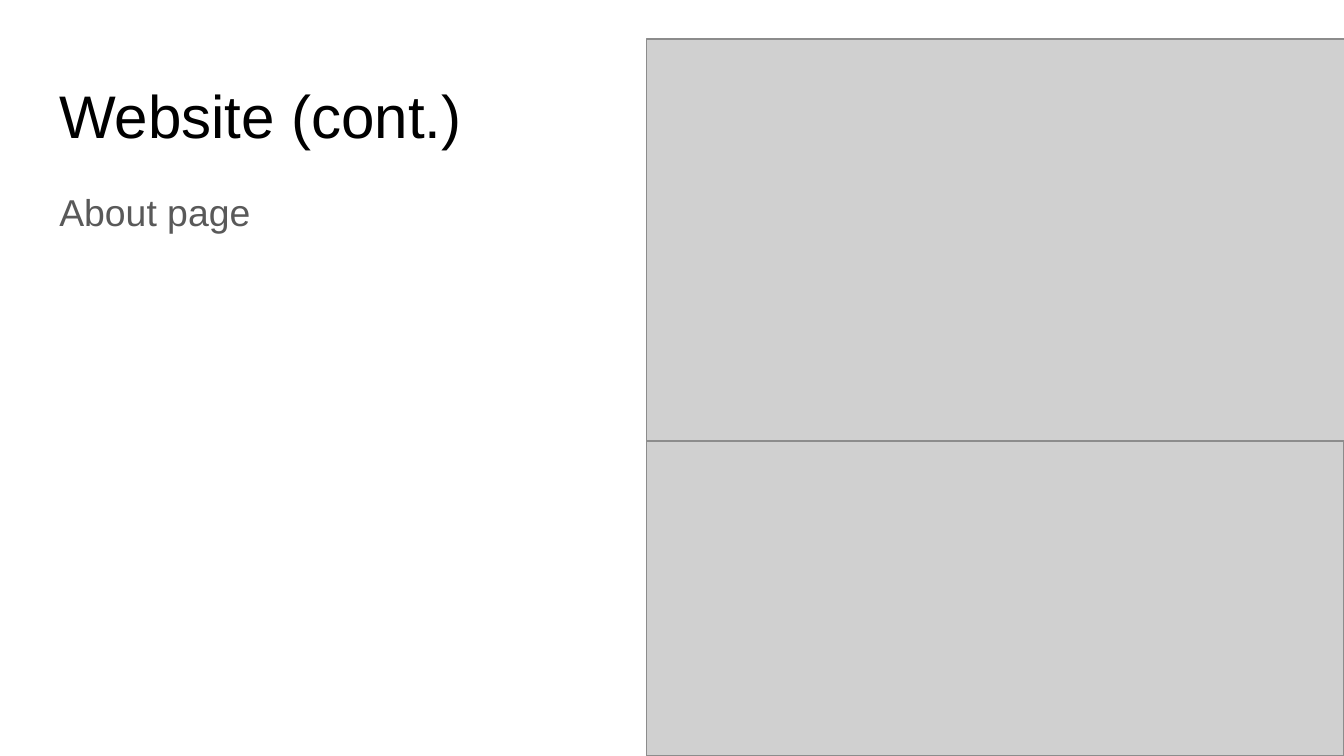
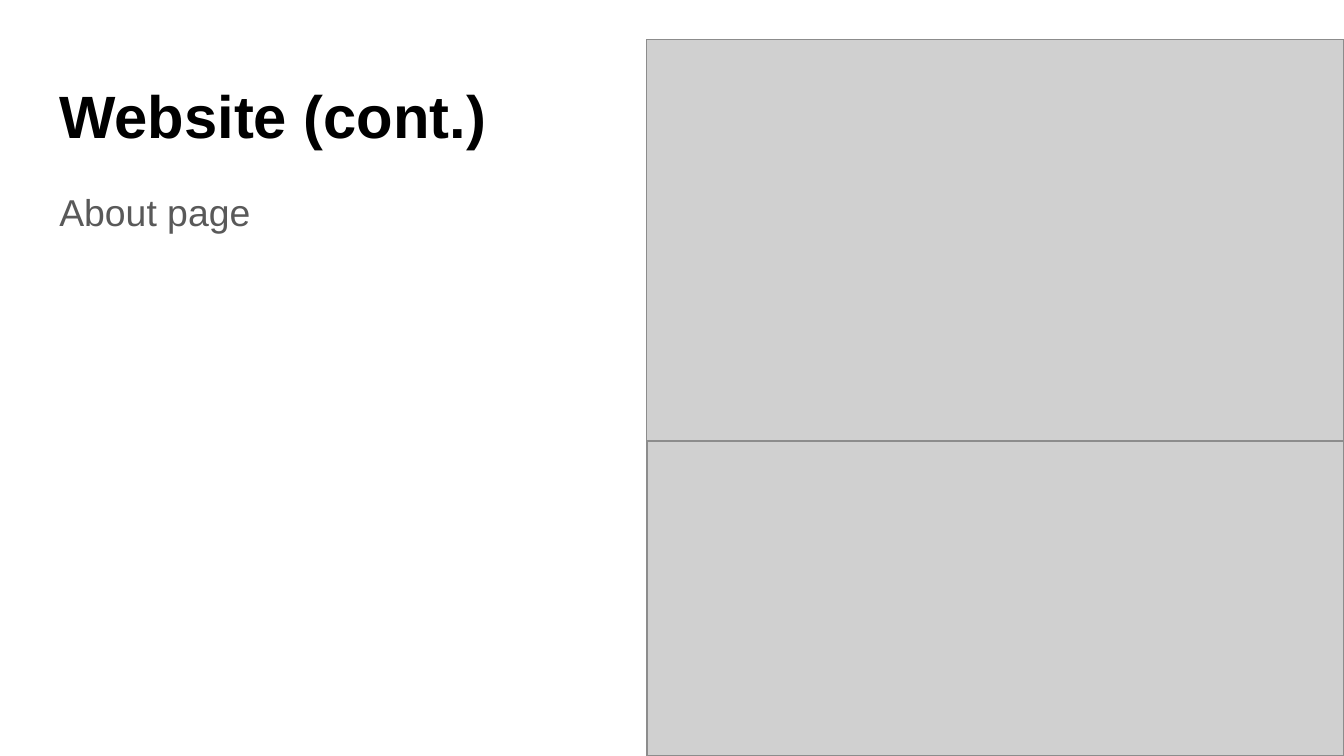
Before and after one commit to silenttundre/VirtualWorkoutBuddy, a slide deck: slide 9 of Virtual Workout Buddy.pptx. Drawn at 1344x756 pixels with LibreOffice and Linux fonts; fonts in the diff are those of the drawing; grey boxes stand for pictures. Boxes give left, top, right and bottom in pixels: in the first picture for what was removed or moved away, otherwise in the second. Text is boxed around its words. In the diff, an @@ line names an element or a change of style, - is before the commit and + after.

```diff
--- a/Virtual Workout Buddy.pptx
+++ b/Virtual Workout Buddy.pptx
@@ title "Website (cont.)" at <box>59,94,486,150</box>: size 32.2 to 32 pt, bold on @@
```
Also in this commit, not shown: 10 other slides changed, 3 slides added.
